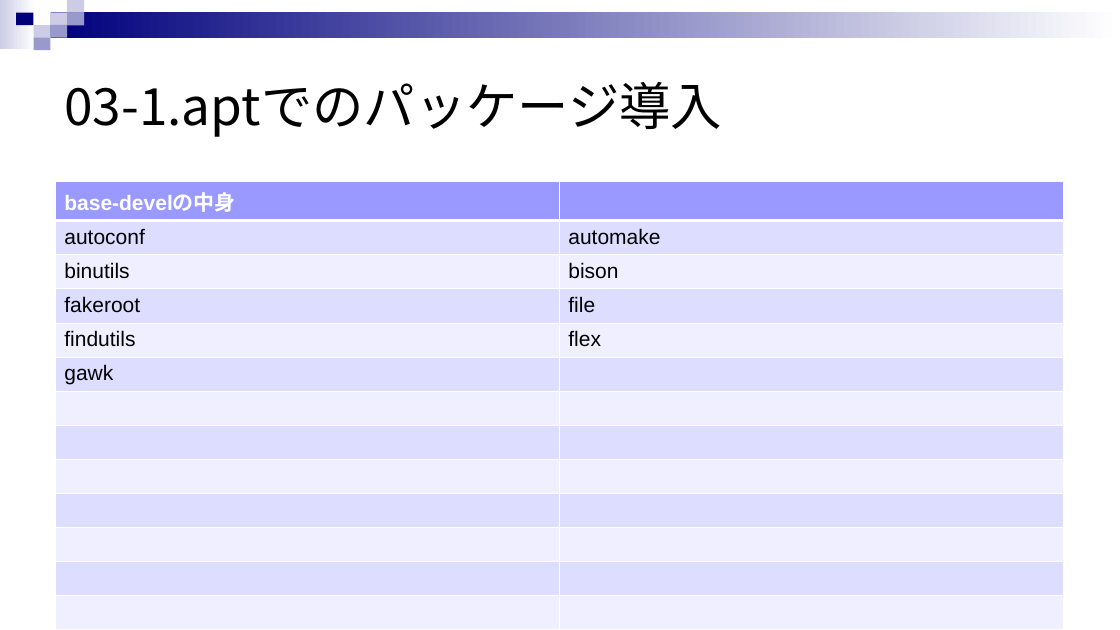
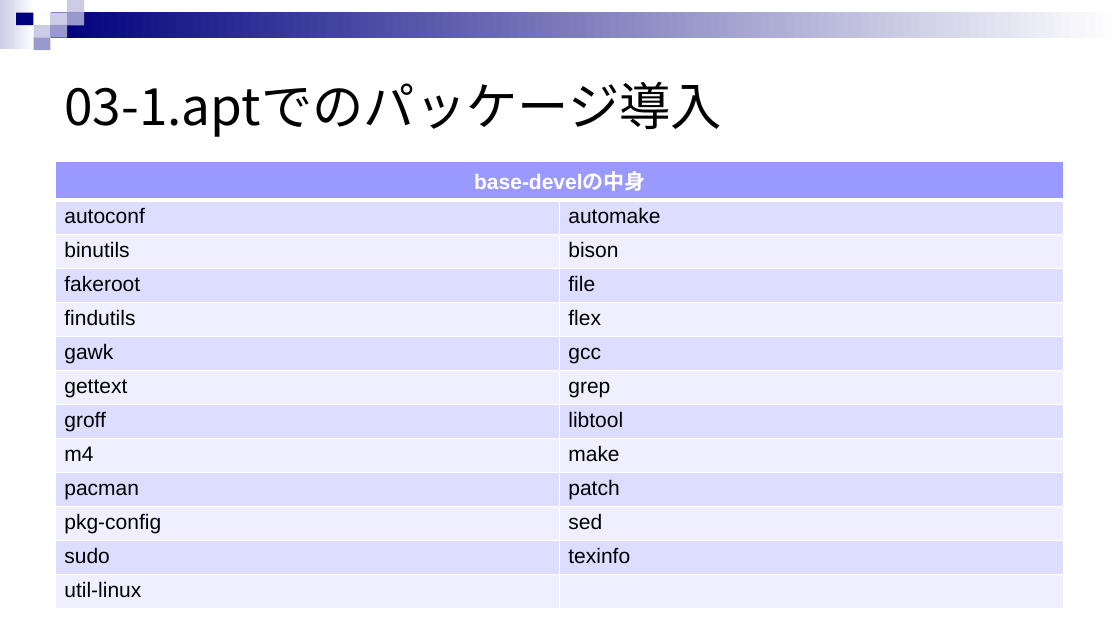
Before and after one commit to rensuke/SIMUonWSL, a slide deck: slide 12 of RE_SIMU_ON_WSL.pptx. Drawn at 1120x630 pixels with LibreOffice and Linux fonts; fonts in the diff are those of the drawing. Boxes give left, top, right and bottom in pixels: in the first picture for what was removed or moved away, otherwise in the second. Text is boxed around its words. In the diff, an @@ line names an element or a change of style, - is before the commit and + after.

Commit message:
zlib導入前まで追記

```diff
--- a/RE_SIMU_ON_WSL.pptx
+++ b/RE_SIMU_ON_WSL.pptx
@@ table at (56, 161, 1065, 604) @@
-row 6: gawk | 
-row 7:  | 
-row 8:  | 
-row 9:  | 
-row 10:  | 
-row 11:  | 
-row 12:  | 
-row 13:  | 
-row 14:  | 
-row 15:  | 
-row 16:  | 
-row 17:  | 
-row 18:  | 
-row 19:  | 
-row 20:  | 
+row 6: gawk | gcc
+row 7: gettext | grep
+row 8: groff | libtool
+row 9: m4 | make
+row 10: pacman | patch
+row 11: pkg-config | sed
+row 12: sudo | texinfo
+row 13: util-linux | 
@@ table: place and size @@
-table at (56, 182, 1065, 630)
+table at (56, 161, 1065, 604)
```
Also in this commit, not shown: 2 slides added.
